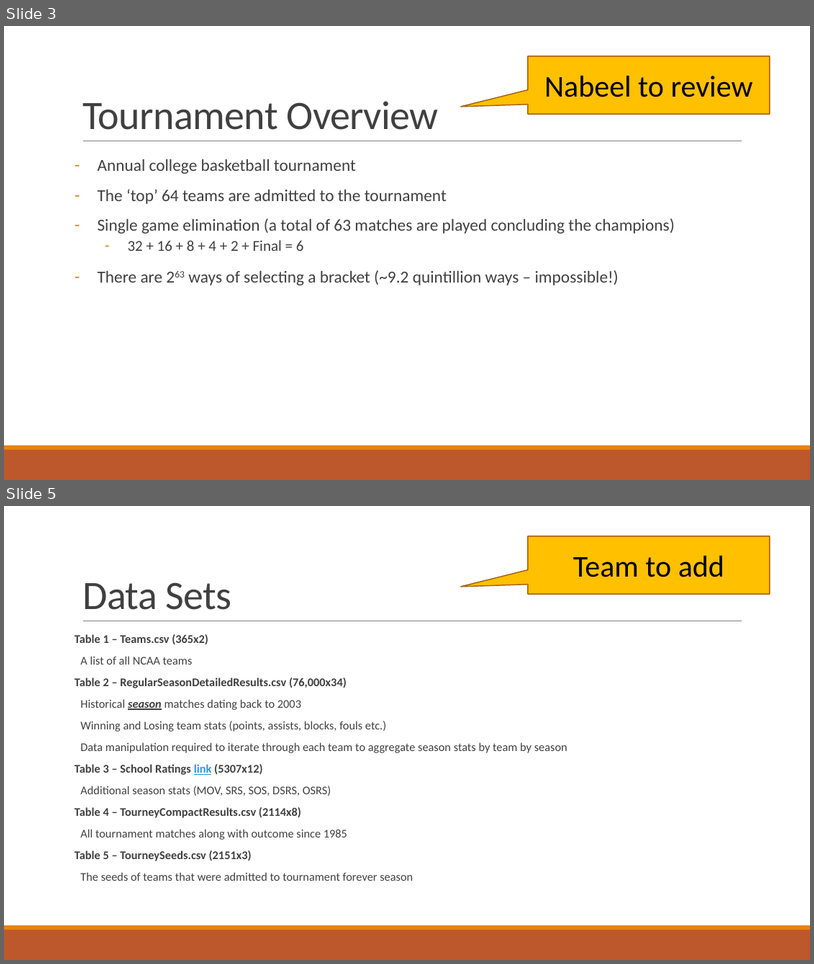
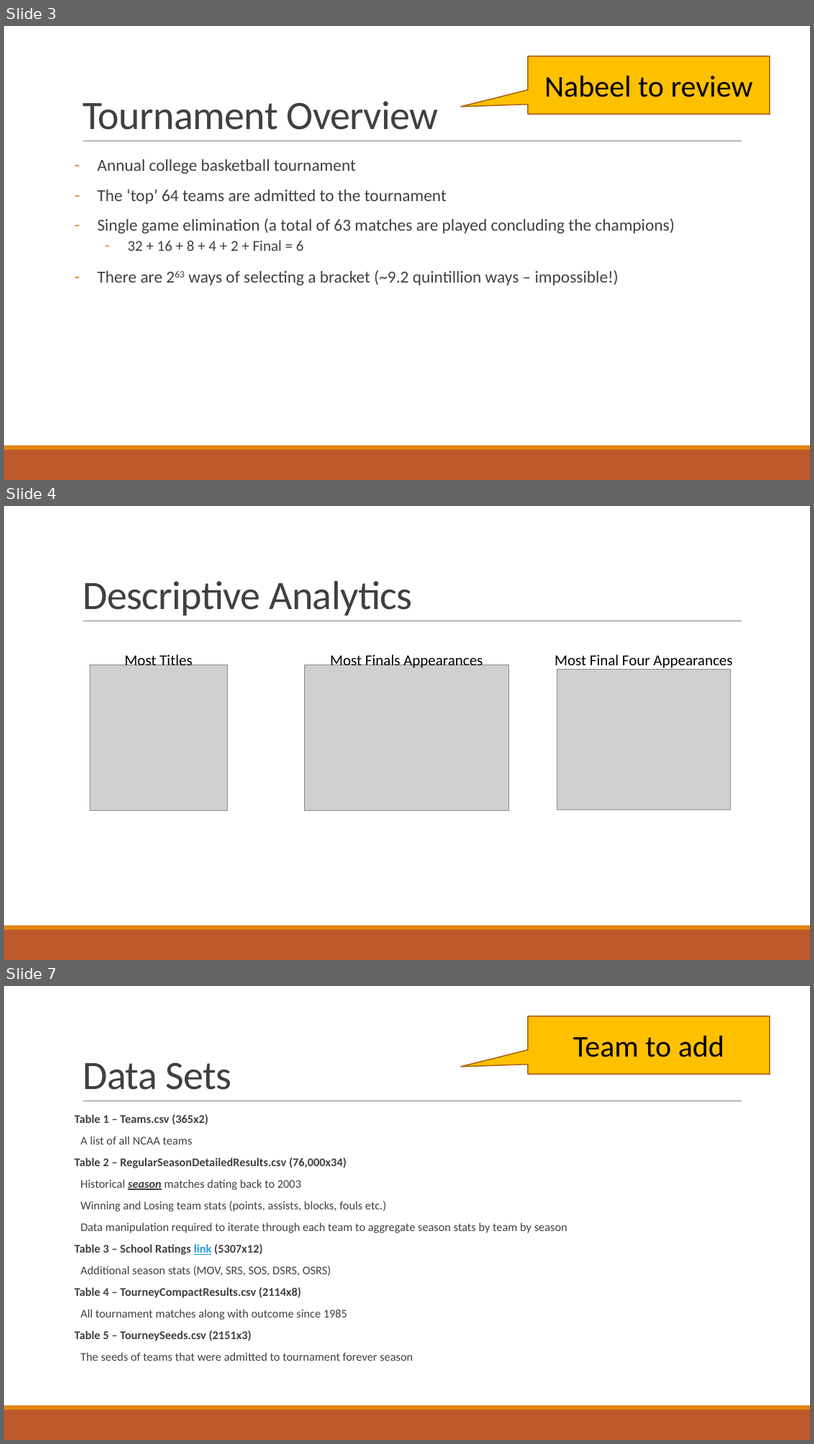
Before and after one commit to mrosendin/march-madness-machine-learning, a slide deck: Presentation.pptx. Shown one above the other, each under a label of ours: slides 3 and 5 before the commit, slides 3, 4 and 7 after it; the slides between them are not shown. The pictures are 814x964 and 814x1444 pixels, drawn with LibreOffice and Linux fonts; fonts in the diff are those of the drawing; grey boxes stand for pictures. Boxes give left, top, right and bottom in pixels: in the first picture for what was removed or moved away, otherwise in the second. Text is boxed around its words. In the diff, an @@ line names an element or a change of style, - is before the commit and + after.

```diff
--- a/Presentation.pptx
+++ b/Presentation.pptx
@@ slide 4 added at [4, 506, 810, 960], background #FFFFFF; not listed: 3 template elements that a slide beside it also shows @@
@@ title added at [82, 581, 412, 615], 48 pt, text #404040 @@
+Descriptive Analytics
@@ text added at [125, 652, 192, 665], 18 pt, text #000000 @@
+Most Titles
@@ text added at [330, 652, 483, 668], 18 pt, text #000000 @@
+Most Finals Appearances
@@ text added at [555, 654, 733, 669], 18 pt, text #000000 @@
+Most Final Four Appearances
@@ picture added at [90, 664, 228, 810] @@
@@ picture added at [305, 664, 509, 810] @@
@@ picture added at [558, 669, 730, 810] @@
@@ what was slide 5 is now slide 7 @@
```
Also in this commit, not shown: 2 other slides added, 1 slide removed, 1 other file.
